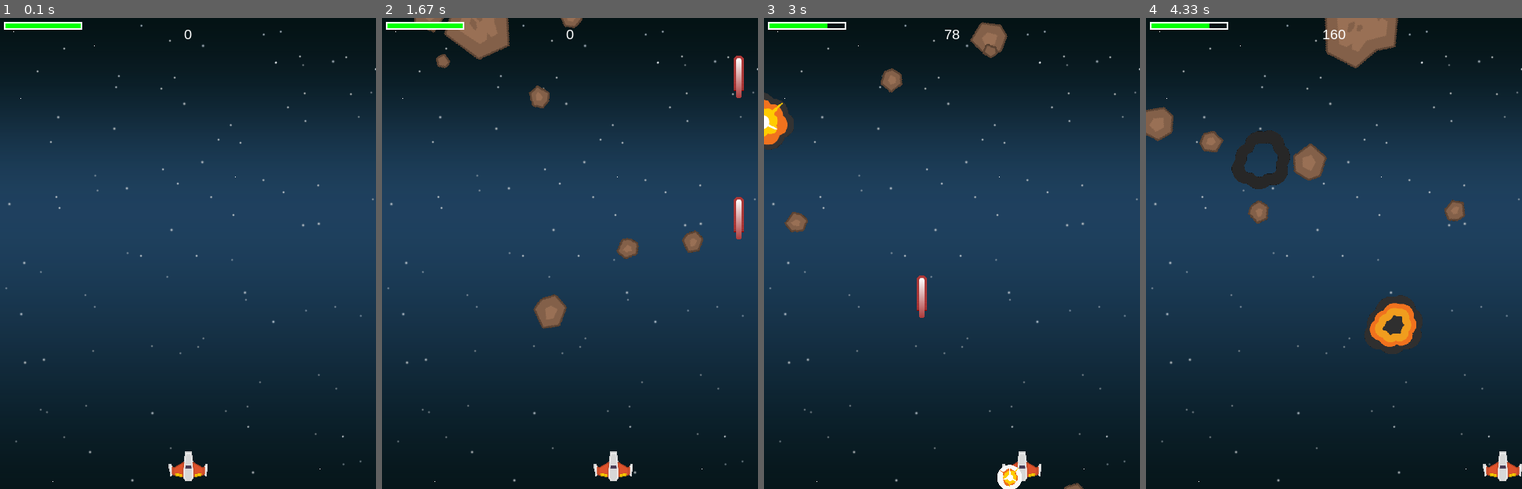
Above: before the commit, frames 1-4 (left to right).
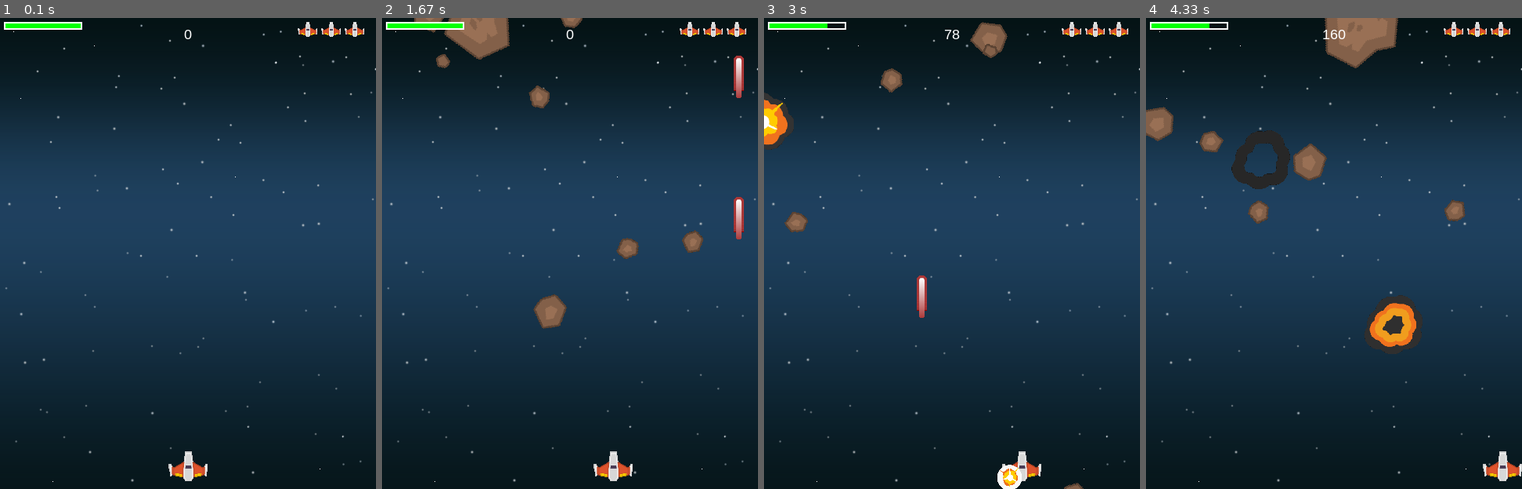
Above: after the commit, the same moments.

Repository: SimonovaU/pygame_inspo
Game: pygame game, started from shmup.py
Same seed, same stepped clock (60 frames per second), same inputs: the game is played once before the commit and once after it.
Inputs:
- Up to frame 1 (0.1 s): no input
- Up to frame 2 (1.67 s): hold Right 0.33-0.8 s; hold Right 0.83-1.3 s; tap Space at 0.9, 1.2, 1.4 s; hold Left from 1.33 s (still down)
- Up to frame 3 (3 s): tap Space at 1.7, 1.97, 2.27, 2.4, 2.7 s; release Left at 1.87 s; hold Left 1.9-2.3 s; hold Right 2.33-2.97 s
- Up to frame 4 (4.33 s): hold Left 3-3.47 s; tap Space at 3.07, 3.37, 3.57, 3.87, 4.07 s; hold Right 3.5-3.97 s; hold Right from 4 s (still down)

The runs differ from the first frame. In frame 1, 0.3% of the frame differs, in the area x 79-97%, y 0-4%; in frame 2, 0.3%; in frame 3, 0.3%; in frame 4, 0.3%.

Commit message:
ship's lives and explosion animation and sound added

Diff:
--- a/shmup.py
+++ b/shmup.py
@@ -32,8 +32,17 @@
         self.shield = 100
         self.shoot_delay = 250
         self.last_shot = pygame.time.get_ticks()
+        self.lives = 3
+        self.hidden = False
+        self.hide_timer = pygame.time.get_ticks()
 
     def update(self):
+        # показать, если скрыто
+        if self.hidden and pygame.time.get_ticks() - self.hide_timer > 1000:
+            self.hidden = False
+            self.rect.centerx = WIDTH / 2
+            self.rect.bottom = HEIGHT - 10
+
         self.speedx = 0
         keystate = pygame.key.get_pressed()
         if keystate[pygame.K_LEFT]:
@@ -59,6 +68,10 @@
             bullets.add(bullet)
             shoot_sound.play()
 
+    def hide(self):  # временно скрыть игрока
+        self.hidden = True
+        self.hide_timer = pygame.time.get_ticks()
+        self.rect.center = (WIDTH / 2, HEIGHT + 200)
 
 
 class Mob(pygame.sprite.Sprite):
@@ -152,6 +165,8 @@
 background_rect = background.get_rect()
 
 player_img = pygame.image.load(path.join(img_dir, "playerShip1_orange.png")).convert()
+player_mini_img = pygame.transform.scale(player_img, (25, 19))
+player_mini_img.set_colorkey(BLACK)
 
 meteor_images = []
 meteor_list =['meteorBrown_big1.png','meteorBrown_med1.png',
@@ -167,17 +182,23 @@
 explosion_anim = {}
 explosion_anim['lg'] = []
 explosion_anim['sm'] = []
+explosion_anim['player'] = []
 for i in range(9):
-    filename = f'regularExplosion0{i}.png'
+    filename = 'regularExplosion0{}.png'.format(i)
     img = pygame.image.load(path.join(img_dir, filename)).convert()
     img.set_colorkey(BLACK)
     img_lg = pygame.transform.scale(img, (75, 75))
     explosion_anim['lg'].append(img_lg)
     img_sm = pygame.transform.scale(img, (32, 32))
     explosion_anim['sm'].append(img_sm)
+    filename = 'sonicExplosion0{}.png'.format(i)
+    img = pygame.image.load(path.join(img_dir, filename)).convert()
+    img.set_colorkey(BLACK)
+    explosion_anim['player'].append(img)
 
 # Загрузка мелодий игры
 shoot_sound = pygame.mixer.Sound(path.join(snd_dir, 'pew.wav'))
+death_explosion_sound = pygame.mixer.Sound(path.join(snd_dir, 'rumble1.ogg'))
 expl_sounds = []
 for snd in ['expl3.wav', 'expl6.wav']:
     expl_sounds.append(pygame.mixer.Sound(path.join(snd_dir, snd)))
@@ -223,6 +244,13 @@
     fill_rect = pygame.Rect(x, y, fill, BAR_HEIGHT)
     pygame.draw.rect(surf, GREEN, fill_rect)
     pygame.draw.rect(surf, WHITE, outline_rect, 2)
+
+def draw_lives(surf, x, y, lives, img):
+    for i in range(lives):
+        img_rect = img.get_rect()
+        img_rect.x = x + 30 * i
+        img_rect.y = y
+        surf.blit(img, img_rect)
 
 # Цикл игры
 running = True
@@ -243,7 +271,7 @@
     # Обновление
     all_sprites.update()
 
-    # Проверка, не ударил ли моб игрока
+    #  Проверка, не ударил ли моб игрока
     hits = pygame.sprite.spritecollide(player, mobs, True, pygame.sprite.collide_circle)
     for hit in hits:
         player.shield -= hit.radius * 2
@@ -251,7 +279,15 @@
         all_sprites.add(expl)
         newmob()
         if player.shield <= 0:
-            running = False
+            death_explosion_sound.play()
+            death_explosion = Explosion(player.rect.center, 'player')
+            all_sprites.add(death_explosion)
+            player.hide()
+            player.lives -= 1
+            player.shield = 100
+    # Если игрок умер, игра окончена
+    if player.lives == 0 and not death_explosion.alive():
+        running = False
 
     # Проверка, попала ли пуля по мобу
     hits = pygame.sprite.groupcollide(mobs, bullets, True, True)
@@ -268,6 +304,7 @@
     all_sprites.draw(screen)
     draw_text(screen, str(score), 18, WIDTH / 2, 10)
     draw_shield_bar(screen, 5, 5, player.shield)
+    draw_lives(screen, WIDTH - 100, 5, player.lives, player_mini_img)
 
     # После отрисовки всего, переворачиваем экран
     pygame.display.flip()
Binary file added: img/sonicExplosion00.png
Binary file added: img/sonicExplosion01.png
Binary file added: img/sonicExplosion02.png
Binary file added: img/sonicExplosion03.png
Binary file added: img/sonicExplosion04.png
Binary file added: img/sonicExplosion05.png
Binary file added: img/sonicExplosion06.png
Binary file added: img/sonicExplosion07.png
Binary file added: img/sonicExplosion08.png
Not shown, added: snd/rumble1.ogg
